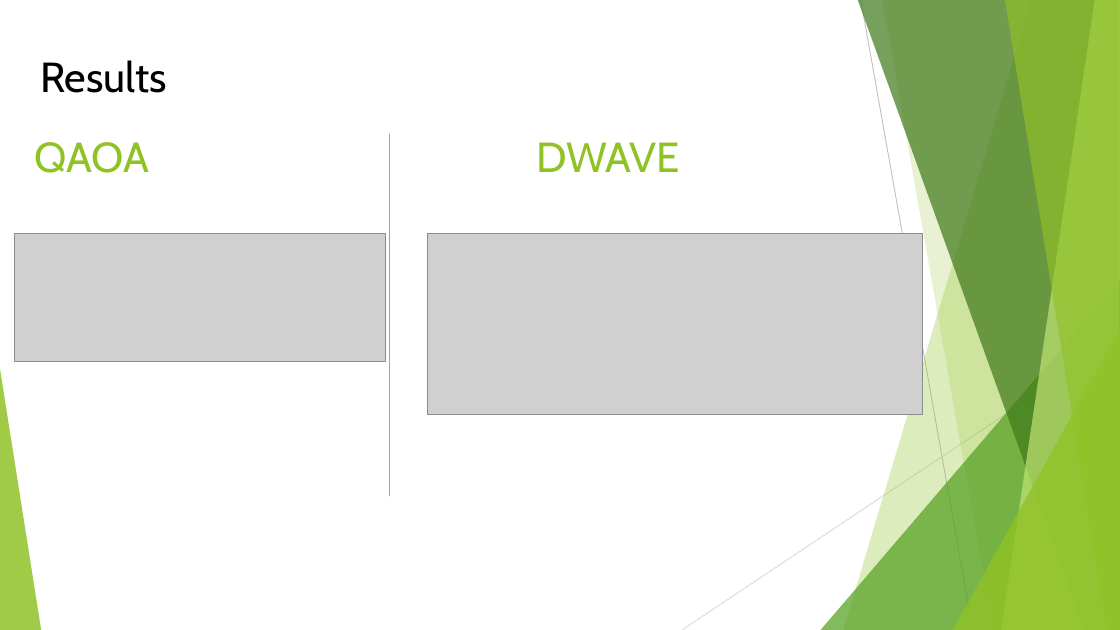
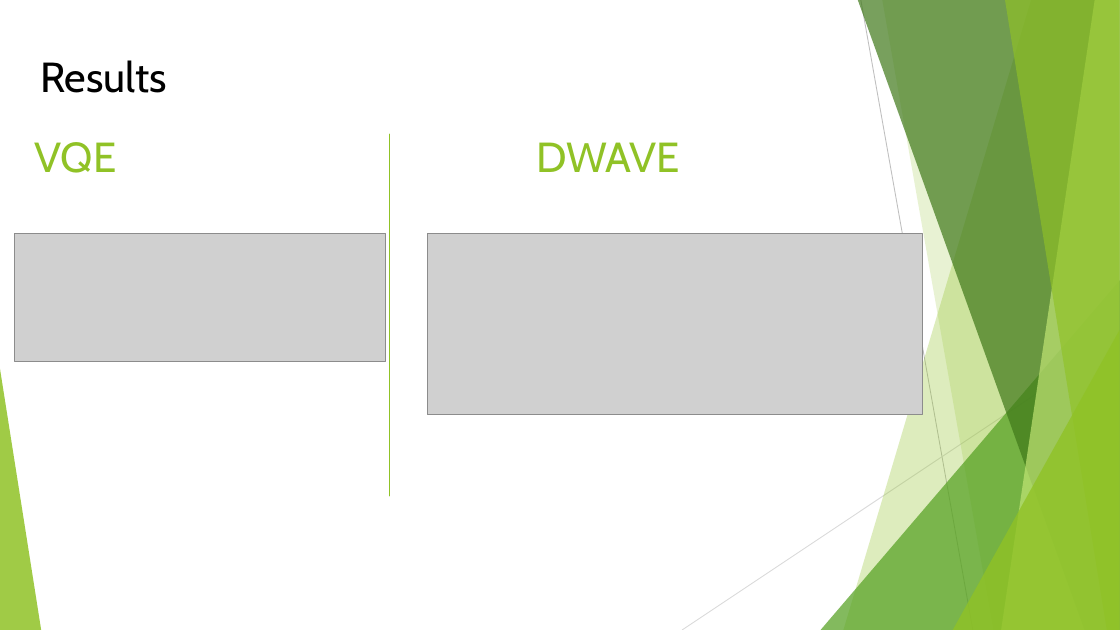
Before and after one commit to s0nicboOm/QC, a slide deck: slide 5 of SUBSET SUM PROBLEM (B2).pptx. Drawn at 1120x630 pixels with LibreOffice and Linux fonts; fonts in the diff are those of the drawing; grey boxes stand for pictures. Boxes give left, top, right and bottom in pixels: in the first picture for what was removed or moved away, otherwise in the second. Text is boxed around its words. In the diff, an @@ line names an element or a change of style, - is before the commit and + after.

```diff
--- a/SUBSET SUM PROBLEM (B2).pptx
+++ b/SUBSET SUM PROBLEM (B2).pptx
@@ text at box(34, 142, 116, 173): text changed @@
-QAOA
+VQE
```
Also in this commit, not shown: 1 other slide changed.
